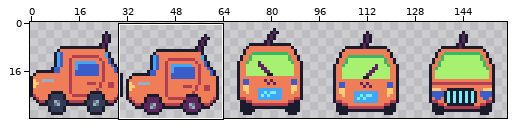
Sprite sheet: ufo-game/Spritesheets/UFO Car.png. The picture above shows the old version from afar; the outline marks the close-up.
Close-up. First the earlier version:
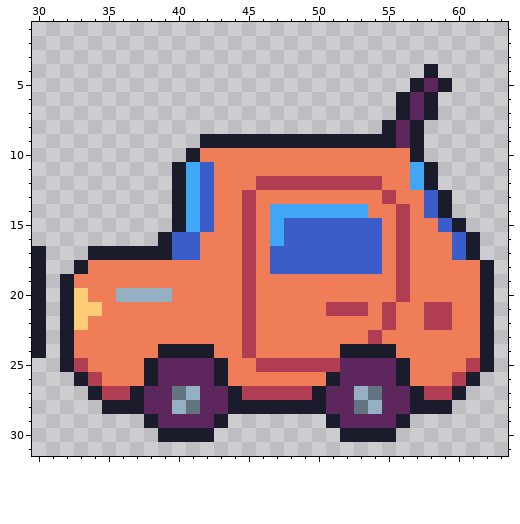
The file is 160x32 pixels. Shown: x 30..63, y 1..31. The wide view leaves out empty margins.
Once edited:
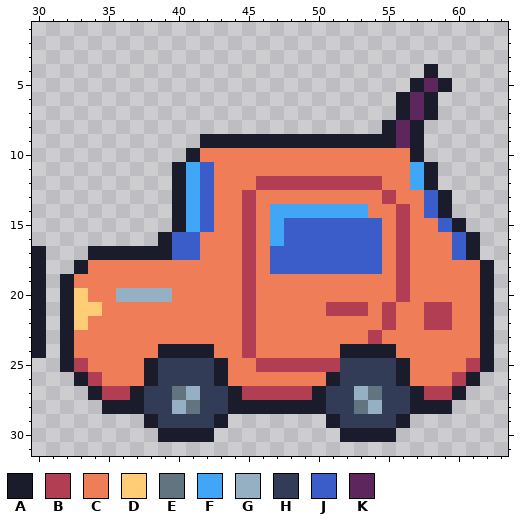
Palette (. is transparent): A #1a1c2c  B #b13e53  C #ef7d57  D #ffcd75  E #627480  F #41a6f6  G #94b0c2  H #333c57  J #3b5dc9  K #5d275d
From old to new:
Colour K becomes colour H in rows 25 to 26 at x 39 to 42 and 52 to 55; in rows 27 to 28 at x 38 to 39, 42 to 43, 51 to 52 and 55 to 56; in row 29 at x 39 to 42 and 52 to 55.
